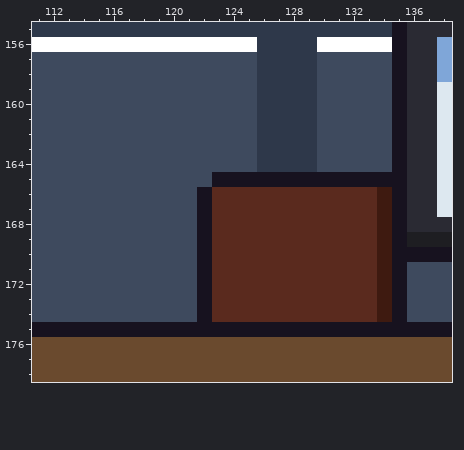
Pixel-art file -- office/site_law_office_b.aseprite. Above: the version before the commit.
320x320 pixels, 1 frame. Colours within 5 levels of each other are drawn and written as one. Shown: x 111..138, y 155..178.
After:
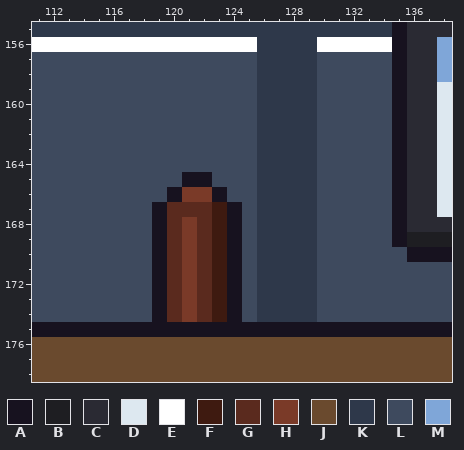
Palette (. is transparent): A #17121f  B #1e1e22  C #2a2a33  D #dde8f0  E #ffffff  F #3e1a10  G #5a2a1e  H #7a3a28  J #6a4a2e  K #2e384a  L #3e4a5e  M #7fa6d8
Changes in this commit:
{"where": "layer \"Chair\""}
{"y":165,"x":121,"old":"LLAAAAAAAAAAAA","new":"AALLLKKKKLLLLL"}
{"y":166,"x":120,"old":"LLAGGGGGGGGGGGF","new":"AHHALLKKKKLLLLL"}
{"y":167,"x":119,"old":"LLLAGGGGGGGGGGGF","new":"AGGGFALKKKKLLLLL"}
{"y":168,"x":119,"old":"LLLAGGGGGGGGGGGF","new":"AGHGFALKKKKLLLLL"}
{"y":169,"x":119,"old":"LLLAGGGGGGGGGGGF","new":"AGHGFALKKKKLLLLL"}
{"y":170,"x":119,"old":"LLLAGGGGGGGGGGGFA","new":"AGHGFALKKKKLLLLLL"}
{"y":171,"x":119,"old":"LLLAGGGGGGGGGGGFA","new":"AGHGFALKKKKLLLLLL"}
{"y":172,"x":119,"old":"LLLAGGGGGGGGGGGFA","new":"AGHGFALKKKKLLLLLL"}
{"y":173,"x":119,"old":"LLLAGGGGGGGGGGGFA","new":"AGHGFALKKKKLLLLLL"}
{"y":174,"x":119,"old":"LLLAGGGGGGGGGGGFA","new":"AGHGFALKKKKLLLLLL"}
{"label":"changed","picture_box":[152,172,407,322]}
